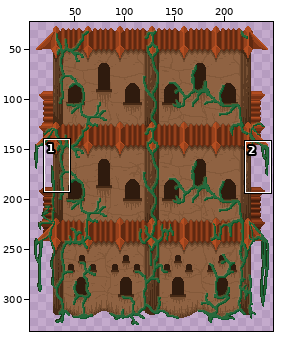
Two versions of one sprite sheet, Assets/Art/Monastery/wall_section_complete.png. The picture above shows the old version from afar; the outline marks the close-up.
Close-up. First the earlier version:
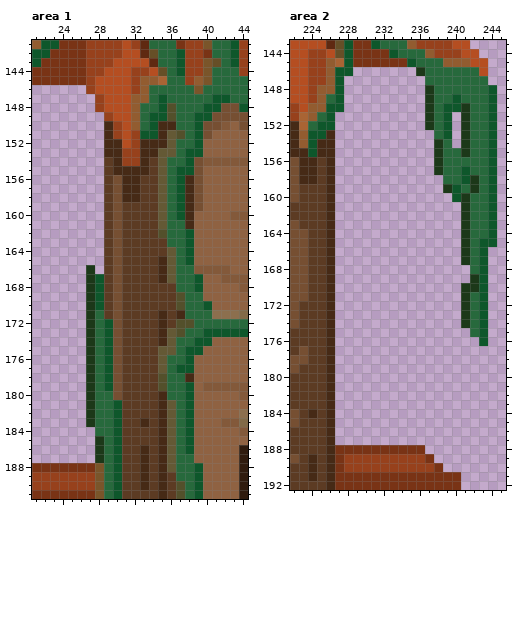
The file is 256x384 pixels. Shown: area 1: x 21..44, y 141..191; area 2: x 222..245, y 143..192. The wide view leaves out empty margins. The commit also changed other parts of the picture, which this record leaves out.
The same view after the edit:
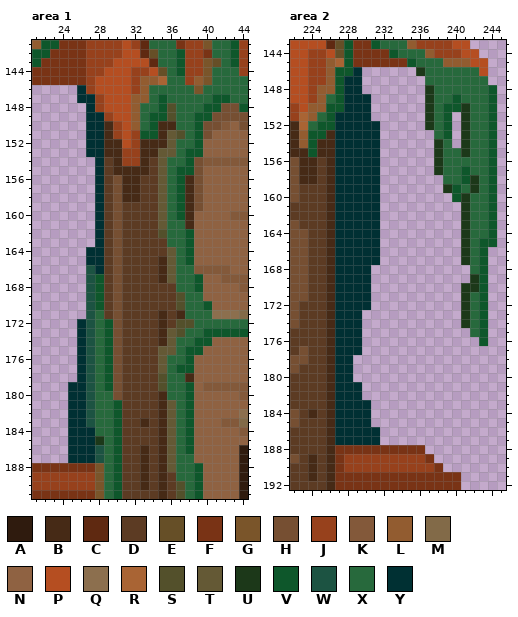
Palette (. is transparent): A #2f1b0e  B #462a16  C #5f2911  D #5c3b23  E #664f27  F #793315  G #7a552a  H #764f32  J #97411c  K #83593a  L #925c30  M #826a48  N #8f6242  P #b54e21  Q #8c6f4e  R #a96434  S #53502b  T #645935  U #1c3819  V #0e572b  W #1c5342  X #27693c  Y #003033
Diff:
Changed rows in their new state; - is an unchanged pixel.
Area 1:
first column x 25:
146 -Y--
147 -YY-
148 --Y-
149 --YY
150 --YY
151 --YY
152 --YY
153 --YY
154 ---Y
155 ---Y
156 ---Y
157 ---Y
158 ---Y
159 ---Y
160 ---Y
161 ---Y
162 ---Y
163 ---Y
164 --YY
165 --YY
166 --WY
167 --W-
168 --W-
169 --W-
170 --W-
171 --W-
172 -YW-
173 -YW-
174 -YW-
175 -YW-
176 -YW-
177 -YW-
178 -YW-
179 YYW-
180 YYW-
181 YYW-
182 YYW-
183 YYW-
184 YYY-
185 YYY-
186 YYYW
187 YYYW
Area 2:
first column x 227:
146 --Y--
147 -YY--
148 -YY--
149 -YYY-
150 -YYY-
151 YYYY-
152 YYYYY
153 YYYYY
154 YYYYY
155 YYYYY
156 YYYYY
157 YYYYY
158 YYYYY
159 YYYYY
160 YYYYY
161 YYYYY
162 YYYYY
163 YYYYY
164 YYYYY
165 YYYYY
166 YYYYY
167 YYYYY
168 YYYY-
169 YYYY-
170 YYYY-
171 YYYY-
172 YYYY-
173 YYY--
174 YYY--
175 YYY--
176 YYY--
177 YYY--
178 YY---
179 YY---
180 YY---
181 YYY--
182 YYY--
183 YYYY-
184 YYYY-
185 YYYY-
186 YYYYY
187 YYYYY
Boxes around the changes in both close-ups, in picture pixels (x1, y1, x2, y2):
changed: (68, 85, 104, 463)
added: (335, 67, 380, 445)
